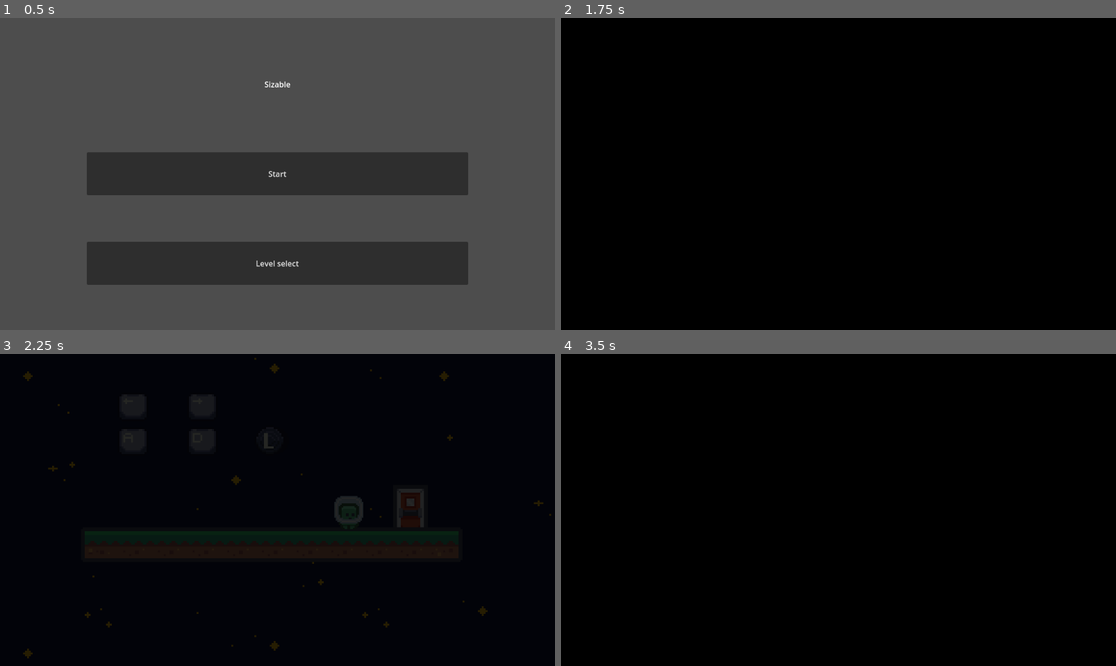
Above: before the commit, frames 1-4 (two rows, left to right).
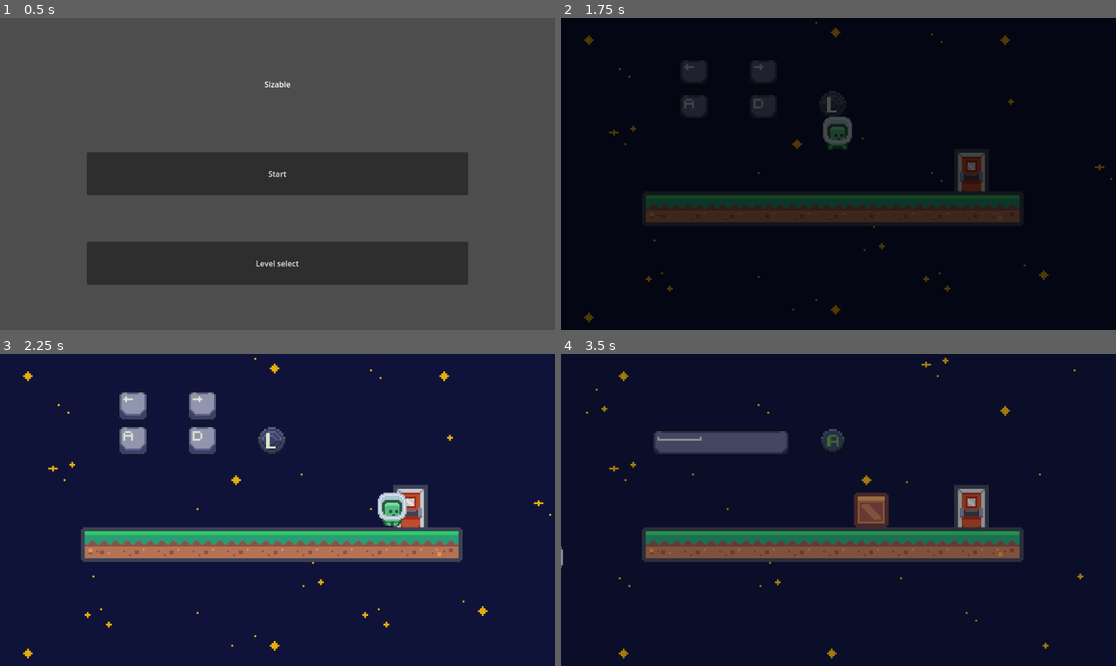
Above: after the commit, the same moments.

Repository: E-Be/GMTK_GJ2024
Game: Godot game, scene res://scenes/levels/levelWorld.tscn
Same seed, same stepped clock (60 frames per second), same inputs: the game is played once before the commit and once after it.
Inputs (mouse positions are in pixels of both pictures, inside the frame that each line leads up to):
- Up to frame 1 (0.5 s): no input
- Up to frame 2 (1.75 s): click "Start" at 0.5 s; move the mouse to (960, 158) at 1.27 s; hold D (move_right) from 1.28 s (still down); tap S (look_down) at 1.35 s; tap Space (jump) at 1.52 s
- Up to frame 3 (2.25 s): keep holding D (move_right); move the mouse to (166, 525) at 2.02 s; tap W (look_up) at 2.1 s
- Up to frame 4 (3.5 s): tap Space (jump) at 2.27 s; move the mouse to (894, 441) at 2.77 s; release D (move_right) at 2.78 s; hold A (move_left) from 2.78 s (still down); hold Right mouse button (shoot_minus) from 2.78 s (still down)

Frame 1 is identical in both runs. In frame 2, 11% of the frame differs, in the area x 4-100%, y 1-98%; in frame 3, 100%; in frame 4, 100%, in the area x 0-100%, y 0-100%.

Commit message:
Fixed select level

Diff:
--- a/autoload/scene_manager.tscn
+++ b/autoload/scene_manager.tscn
@@ -19,7 +19,6 @@
 
 [sub_resource type="Animation" id="Animation_bkm1d"]
 resource_name = "fade_to_black"
-length = 1.5
 tracks/0/type = "value"
 tracks/0/imported = false
 tracks/0/enabled = true
@@ -27,7 +26,7 @@
 tracks/0/interp = 1
 tracks/0/loop_wrap = true
 tracks/0/keys = {
-"times": PackedFloat32Array(0, 1),
+"times": PackedFloat32Array(0, 0.75),
 "transitions": PackedFloat32Array(1, 1),
 "update": 0,
 "values": [Color(0, 0, 0, 0), Color(0, 0, 0, 1)]
@@ -39,7 +38,7 @@
 tracks/1/interp = 1
 tracks/1/loop_wrap = true
 tracks/1/keys = {
-"times": PackedFloat32Array(1, 1.5),
+"times": PackedFloat32Array(0.75, 1),
 "transitions": PackedFloat32Array(1, 1),
 "values": [{
 "args": [],
@@ -52,6 +51,7 @@
 
 [sub_resource type="Animation" id="Animation_ps68r"]
 resource_name = "fade_to_transparent"
+length = 0.5
 tracks/0/type = "value"
 tracks/0/imported = false
 tracks/0/enabled = true
@@ -59,7 +59,7 @@
 tracks/0/interp = 1
 tracks/0/loop_wrap = true
 tracks/0/keys = {
-"times": PackedFloat32Array(0, 1),
+"times": PackedFloat32Array(0, 0.5),
 "transitions": PackedFloat32Array(1, 1),
 "update": 0,
 "values": [Color(0, 0, 0, 1), Color(0, 0, 0, 0)]
@@ -71,7 +71,7 @@
 tracks/1/interp = 1
 tracks/1/loop_wrap = true
 tracks/1/keys = {
-"times": PackedFloat32Array(1),
+"times": PackedFloat32Array(0.5),
 "transitions": PackedFloat32Array(1),
 "values": [{
 "args": [false],
--- a/autoload/sound_manager.tscn
+++ b/autoload/sound_manager.tscn
@@ -24,6 +24,7 @@
 [node name="Door" type="AudioStreamPlayer2D" parent="."]
 unique_name_in_owner = true
 stream = ExtResource("3_ooe4b")
+volume_db = -12.0
 max_polyphony = 2
 bus = &"SFX"
 
--- a/default_bus_layout.tres
+++ b/default_bus_layout.tres
@@ -5,7 +5,7 @@
 bus/1/solo = false
 bus/1/mute = false
 bus/1/bypass_fx = false
-bus/1/volume_db = -12.9785
+bus/1/volume_db = -17.6573
 bus/1/send = &"Master"
 bus/2/name = &"SFX"
 bus/2/solo = false
--- a/scripts/level_button.gd
+++ b/scripts/level_button.gd
@@ -1,11 +1,12 @@
 extends Control
 
 @onready var button = $Button
+signal loadLevel(level: String)
 var number: String = "1"
 
 func _ready():
 	$Button.text = number
 
 func _on_button_pressed():
-	SceneManager.loadLevel($Button.text)
+	loadLevel.emit($Button.text)
 	pass # Replace with function body.
--- a/scripts/title_screen.gd
+++ b/scripts/title_screen.gd
@@ -12,6 +12,7 @@
 		var newButton = levelButton.instantiate()
 		newButton.number = str(i+1)
 		level_list.add_child(newButton)
+		newButton.loadLevel.connect(loadLevel)
 
 
 func _on_start_button_pressed():
@@ -20,6 +21,10 @@
 	SceneManager.loadLevel("1")
 	pass # Replace with function body.
 
+func loadLevel(level: String):
+	SoundManager.playLevelMusic()
+	self.visible = false
+	SceneManager.loadLevel(level)
 
 
 func _on_back_button_pressed():
Not shown, changed: sprites/TIleMaps/Background.png.import
Not shown, changed: sprites/TIleMaps/industrial_tilemap_packed.png.import
Not shown, changed: sprites/TIleMaps/tilemap_packed.png.import
